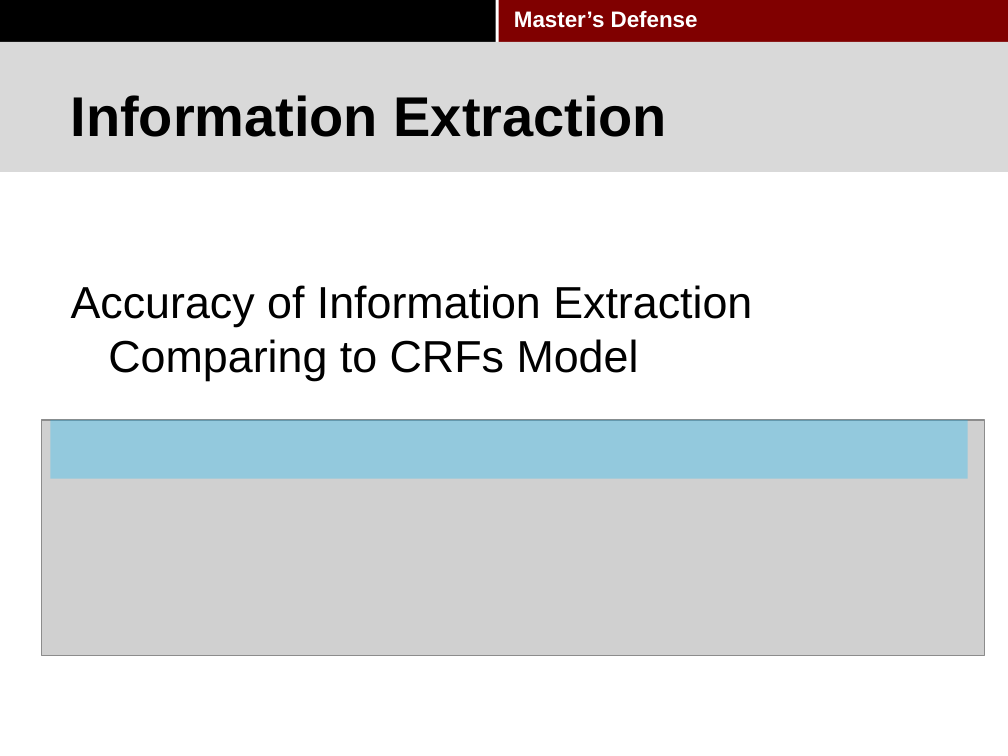
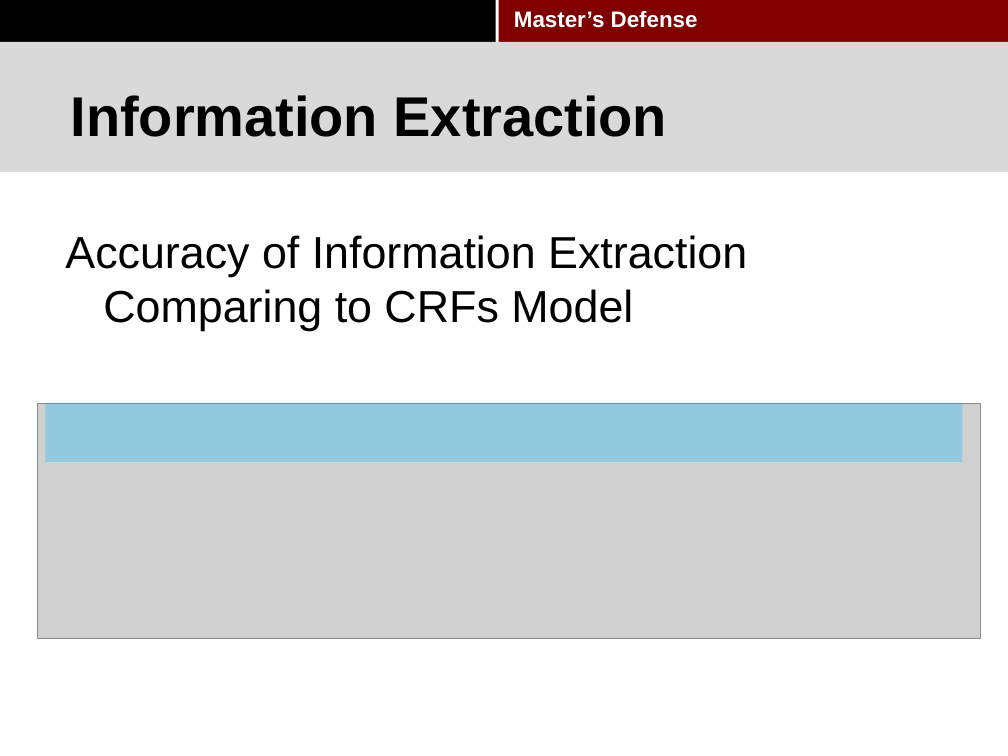
Before and after one commit to pkushiqiang/thesis, a slide deck: slide 60 of media/Master's thesis-2.pptx. Drawn at 1008x756 pixels with LibreOffice and Linux fonts; fonts in the diff are those of the drawing; grey boxes stand for pictures; background and template pictures are left out. Boxes give left, top, right and bottom in pixels: in the first picture for what was removed or moved away, otherwise in the second. Text is boxed around its words. In the diff, an @@ line names an element or a change of style, - is before the commit and + after.

```diff
--- a/media/Master's thesis-2.pptx
+++ b/media/Master's thesis-2.pptx
@@ text "Accuracy of Information Extraction Comparing ...": place and size @@
-text "Accuracy of Information Extraction Comparing ..." at bbox=[71, 285, 752, 381]
+text "Accuracy of Information Extraction Comparing ..." at bbox=[65, 235, 747, 331]
@@ picture: place and size @@
-picture at bbox=[42, 420, 985, 655]
+picture at bbox=[37, 403, 980, 638]
@@ rectangle: place and size @@
-rectangle at bbox=[50, 420, 968, 479]
+rectangle at bbox=[45, 403, 963, 462]
```
Also in this commit, not shown: 6 other slides changed.
